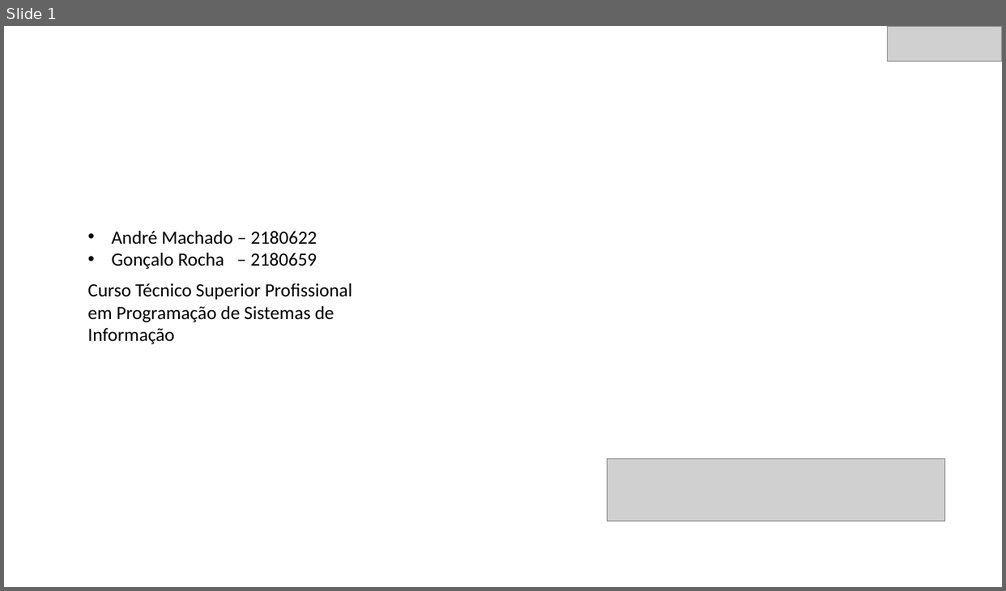
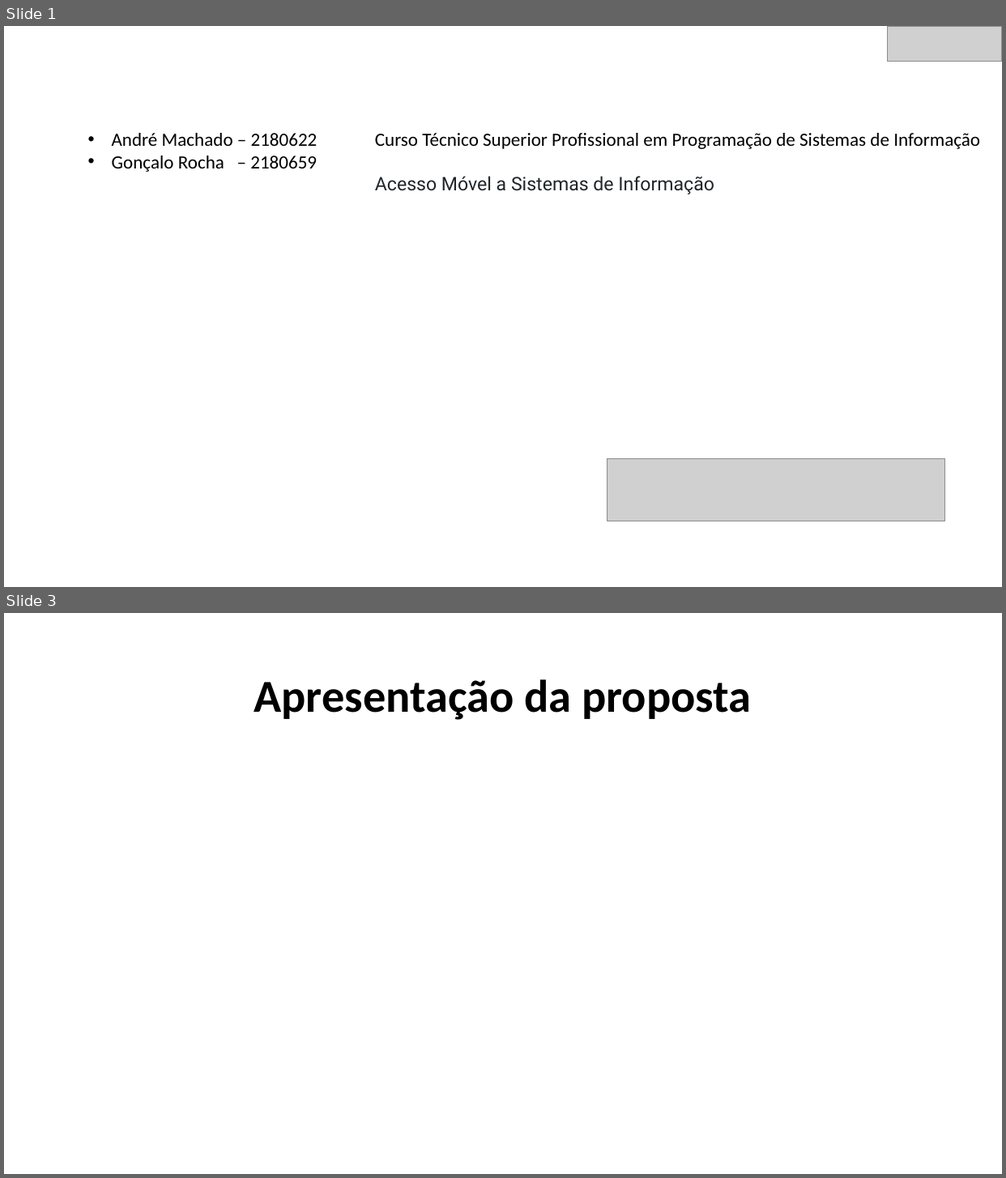
Before and after one commit to 2180622/IPL_PSI_ProjetoFinal_SARAMAGO, a slide deck: Documentacao/Especificacao_Sistema_Informacao/AndroidPowerPoint.pptx. Shown one above the other, each under a label of ours: slide 1 before the commit, slides 1 and 3 after it; the slides between them are not shown. The pictures are 1006x591 and 1006x1178 pixels, drawn with LibreOffice and Linux fonts; fonts in the diff are those of the drawing; grey boxes stand for pictures; background and template pictures are left out. Boxes give left, top, right and bottom in pixels: in the first picture for what was removed or moved away, otherwise in the second. Text is boxed around its words. In the diff, an @@ line names an element or a change of style, - is before the commit and + after.

```diff
--- a/Documentacao/Especificacao_Sistema_Informacao/AndroidPowerPoint.pptx
+++ b/Documentacao/Especificacao_Sistema_Informacao/AndroidPowerPoint.pptx
@@ slide 3 added at <box>4,613,1002,1174</box>, background #FFFFFF @@
@@ title added at <box>253,679,751,720</box>, 44 pt, text #000000, bold @@
+Apresentação da proposta
@@ slide 1 changed as well @@
@@ text "André Machado – 2180622": place and size @@
-text "André Machado – 2180622" at <box>112,231,317,269</box>
+text "André Machado – 2180622" at <box>112,133,317,172</box>
@@ text "Curso Técnico Superior Profissional em ...": place and size @@
-text "Curso Técnico Superior Profissional em ..." at <box>88,284,352,344</box>
+text "Curso Técnico Superior Profissional em ..." at <box>375,133,980,194</box>
@@ text at <box>375,176,714,194</box>: paragraph added @@
+Acesso Móvel a Sistemas de Informação
```
Also in this commit, not shown: 5 other slides added, 1 other file.
